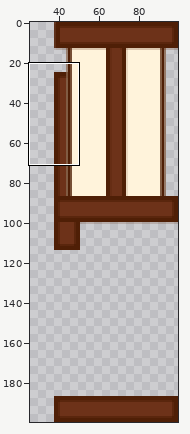
Edited in one commit: sprite sheet (Puzzle2DGit/Assets/sprites/Environment/env_wall_door_l.png). The first picture is a wide view before the edit; the outline marks the close-up.
Close-up. Before the edit:
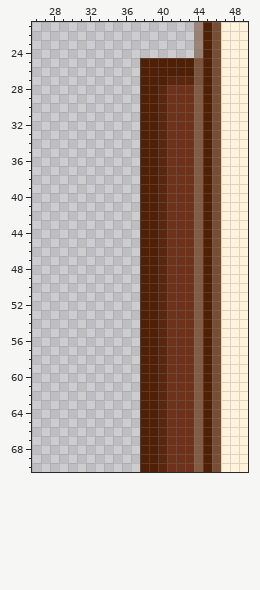
The file is 100x200 pixels. Pixels under 10% opacity are left out. Colours within 5 levels of each other are drawn and written as one. Shown: x 26..49, y 21..70. The wide view leaves out empty margins. The commit also changed other parts of the picture, which this record leaves out.
The result:
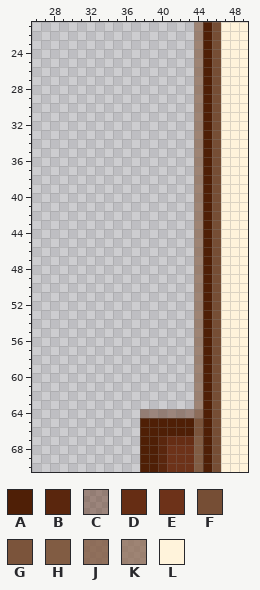
Palette (. is transparent): A #4f1f06  B #5a260d  C #5b270e6e  D #662d14  E #6d3219  F #764e35  G #7b543b  H #815c43  J #845e46d6  K #8c6850b8  L #fff3db
The exact change:
y 25..26: x 38..44 AAAAAAG -> ......K
y 27: x 38..44 AAABBBG -> ......K
y 28..63: x 38..44 AABEEEH -> ......K
y 64: x 38..44 AABEEEH -> CCCCCCJ
y 65..66: x 40..44 BEEEH -> AAAAG
y 67: x 41..43 EEE -> DDD
Changed places in both close-ups, as pixel boxes (x1, y1, x2, y2):
changed: (140, 58, 203, 445)
